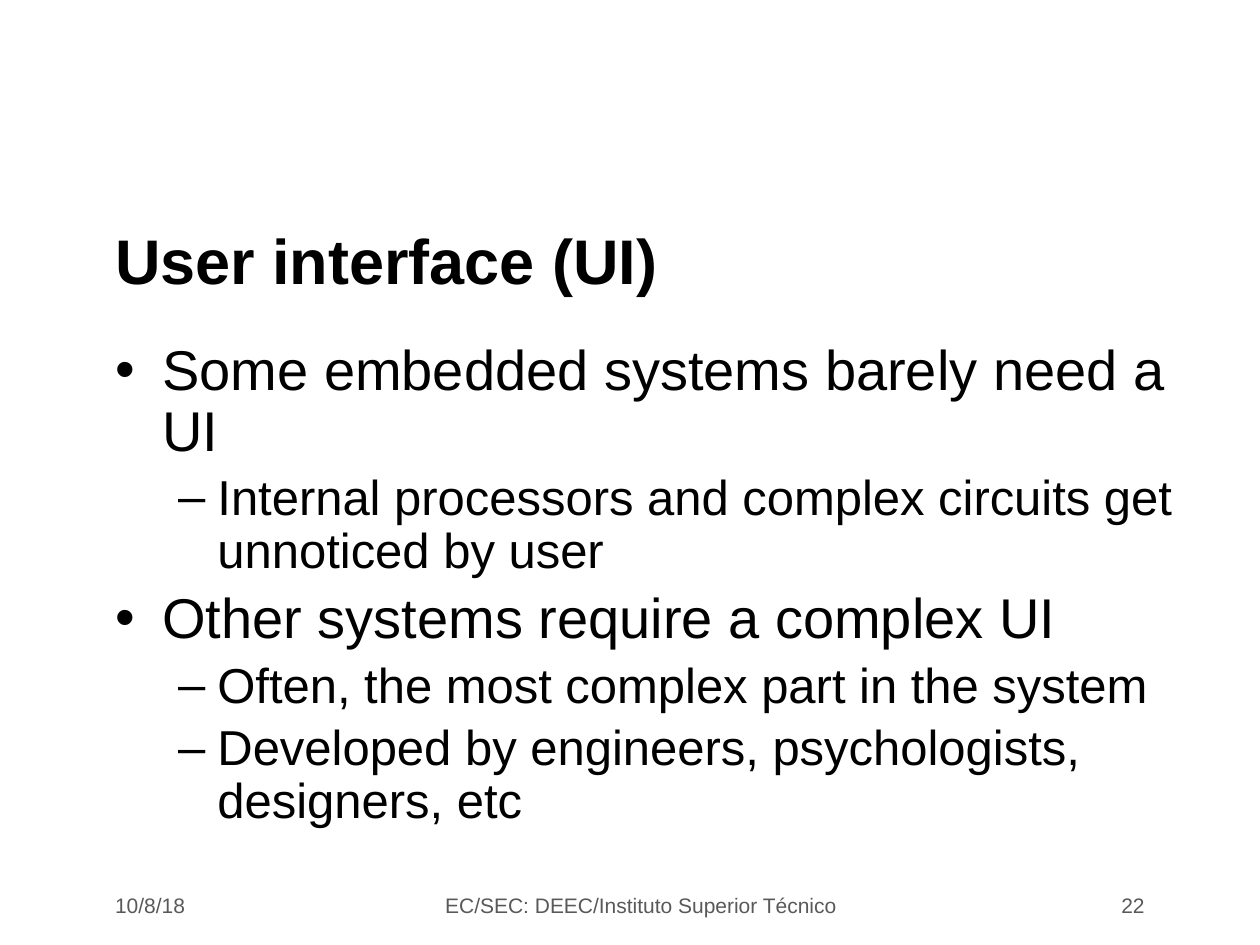
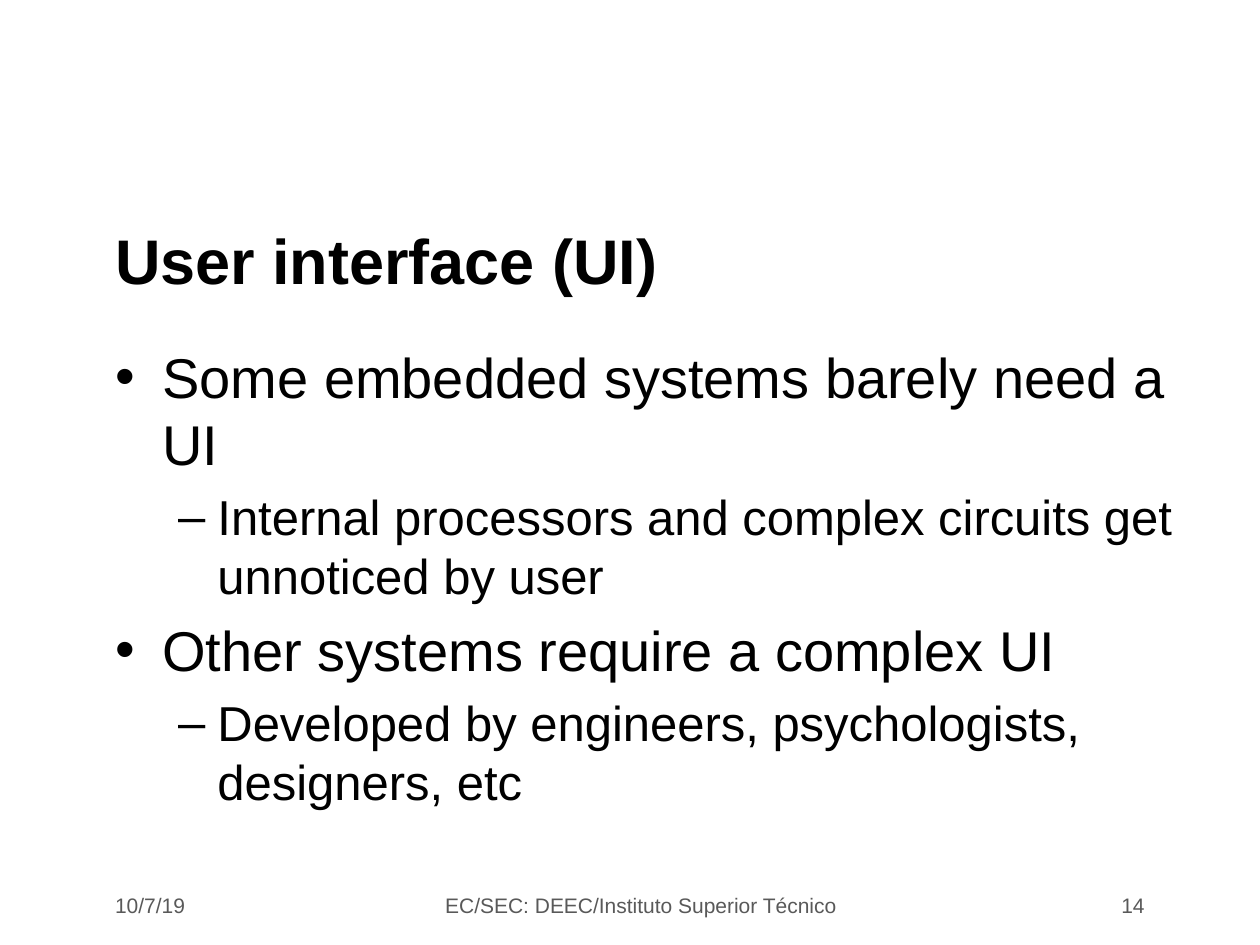
Before and after one commit to jjts/ist-sec, a slide deck: slide 14 of lectures/l6_design_choices/l6.odp (slide 22 before the commit). Drawn at 1260x945 pixels with LibreOffice and Linux fonts; fonts in the diff are those of the drawing; background and template pictures are left out. Boxes give left, top, right and bottom in pixels: in the first picture for what was removed or moved away, otherwise in the second. Text is boxed around its words. In the diff, an @@ line names an element or a change of style, - is before the commit and + after.

```diff
--- a/lectures/l6_design_choices/l6.odp
+++ b/lectures/l6_design_choices/l6.odp
@@ text "Some embedded systems barely need ..." at box(162, 357, 1172, 810): line spacing 0.9 to 1 @@
@@ text at box(217, 667, 1147, 713): paragraph removed @@
-  – Often, the most complex part in the system
@@ text at box(115, 898, 185, 913): text changed @@
-10/8/18
+10/7/19
@@ page number at box(1121, 898, 1144, 913): text changed @@
-22
+14
```
Also in this commit, not shown: 18 other slides changed, 8 slides removed.
